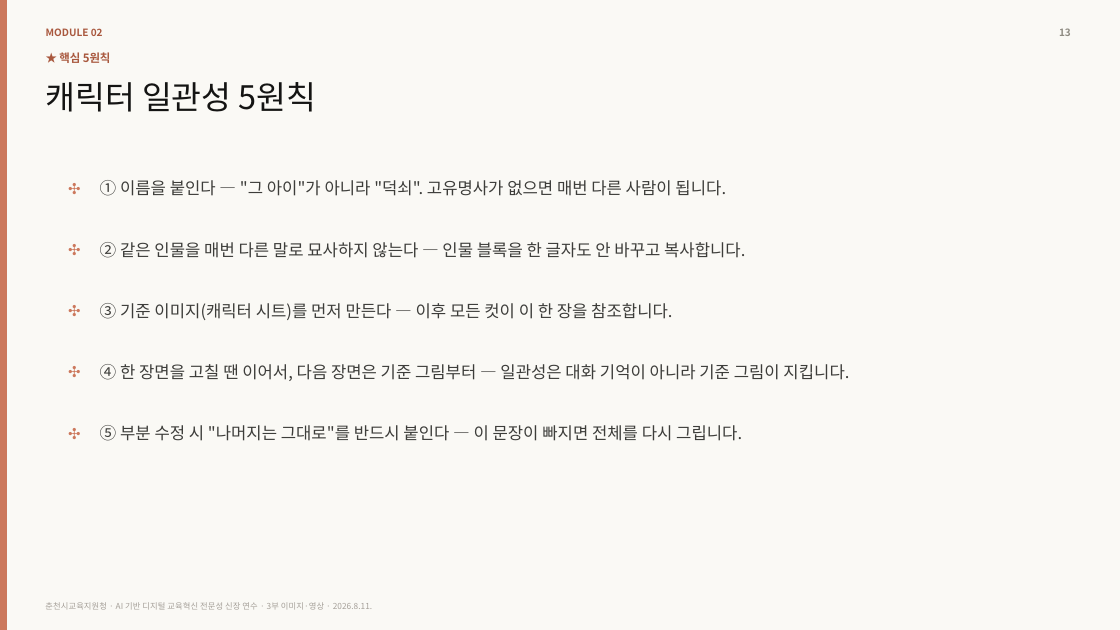
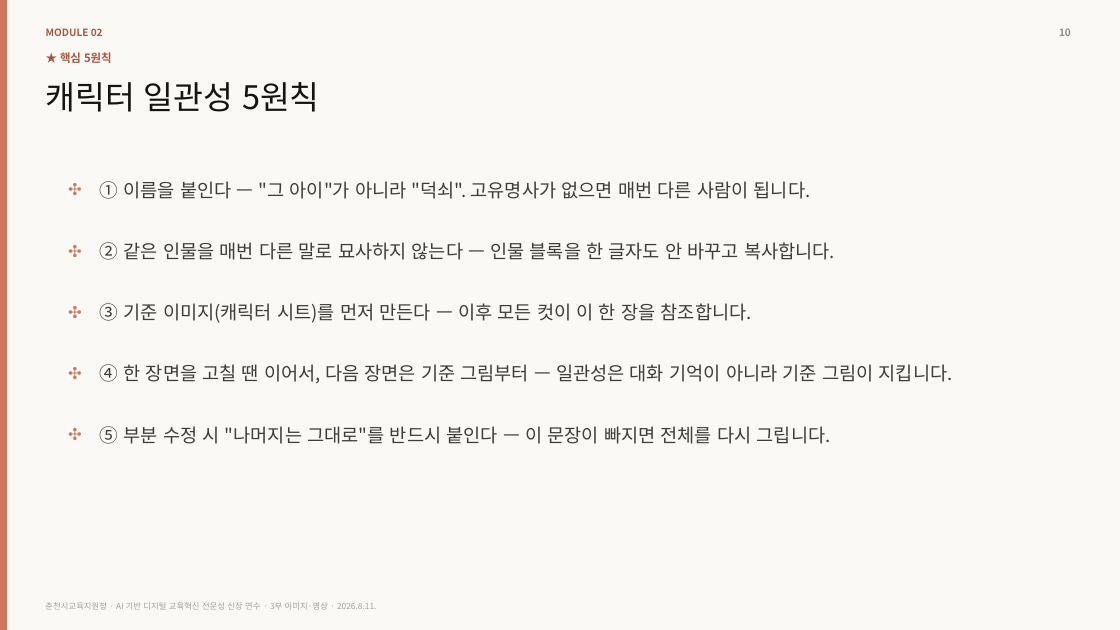
Before and after one commit to ksb6857/ai-training-260811, a slide deck: slide 10 of files/04_3_생성형AI_이미지영상편.pptx (slide 13 before the commit). Drawn at 1120x630 pixels with LibreOffice and Linux fonts; fonts in the diff are those of the drawing. Boxes give left, top, right and bottom in pixels: in the first picture for what was removed or moved away, otherwise in the second. Text is boxed around its words. In the diff, an @@ line names an element or a change of style, - is before the commit and + after.

```diff
--- a/files/04_3_생성형AI_이미지영상편.pptx
+++ b/files/04_3_생성형AI_이미지영상편.pptx
@@ text at (1059,28,1071,36): text changed @@
-13
+10
@@ size 12.8 to 14 pt in 3 elements at (68,238,91,260), (68,299,91,322), (68,360,91,383) @@
@@ size 14.2 to 16 pt in 5 elements at (100,181,811,199), (100,242,835,260), (100,303,752,323), (100,364,953,384), (100,426,831,444) @@
```
Also in this commit, not shown: 23 other slides changed, 2 slides added, 16 slides removed, 7 other files.
